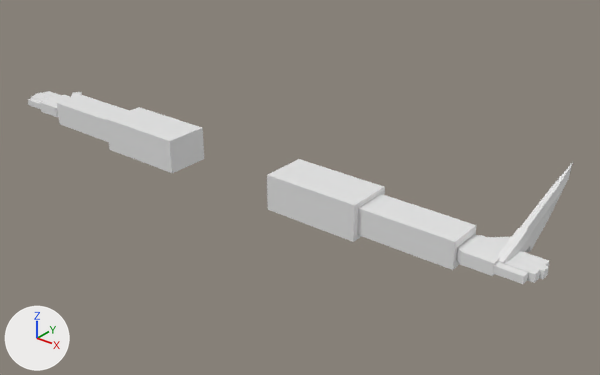
The FBX model assets/models/weapons/melee/one_hand/cuchillo.fbx, before and after one commit.
Rendered twice from a camera (50 mm lens) standing at (1.636, -1.713, 1.07) and looking at (0.185, 0.101, -0.055). The lights are fixed; the arrows at lower left show +X, +Y and +Z. The older version comes first. Where no turn or scale is listed for an object, it has been applied to the vertices.

In view in the first picture: 'Cuchillo', 'arms'.
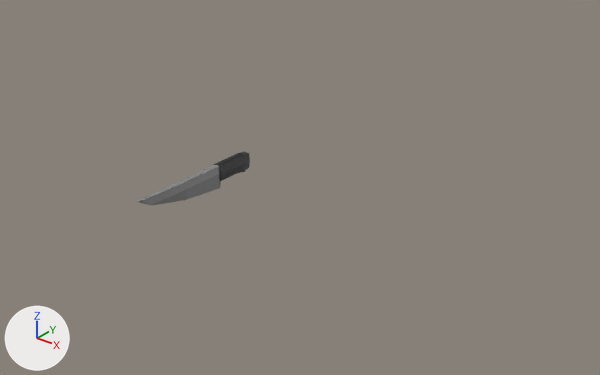
Pixel boxes (x1, y1, x2, y2) of what changed, in the pictures (600 x 375 px):
'arms', deleted: before (28, 91, 549, 284)
'Cuchillo', recoloured, moved, turned: before (498, 162, 573, 264); after (137, 152, 250, 205)
part 1 of me_cuchillo, recoloured: before (498, 228, 530, 264); after (213, 152, 250, 182)
part 2 of me_cuchillo, recoloured: before (520, 162, 573, 252); after (137, 165, 220, 205)

The change, as a diff of the scene's bpy script:
```diff
--- a/assets/models/weapons/melee/one_hand/cuchillo.fbx.py
+++ b/assets/models/weapons/melee/one_hand/cuchillo.fbx.py
@@ mat_hoja @@
+mat_hoja = principled_material('Hoja')
+mat_hoja.base_color = (0.245, 0.245, 0.245)  # grey #888888
@@ mat_mango @@
+mat_mango = principled_material('Mango')
+mat_mango.base_color = (0.00594, 0.00594, 0.00594)  # black #121212
@@ me_cuchillo @@
 me_cuchillo.from_pydata(...)  # 66 vertices, 64 faces; spans x -0.016..0.016, y -0.047..0.031, z -0.064..0.391
 # used by ob_cuchillo; location = (0.919, 0.036, 0.004); rotation_euler = (1.328, 0.15, 3.123), in degrees (76, 8.6, 179)
+# me_cuchillo part 1: all 36 faces centred in x -0.015..0.015, y -0.034..0.03, z -0.063..0.073 switch from mat_none (white #e7e7e7) to mat_mango (black #121212)
+# me_cuchillo part 2: all 28 faces centred in x -0.01..0.01, y -0.04..0.03, z 0.141..0.366 switch from mat_none (white #e7e7e7) to mat_hoja (grey #888888)
@@ ob_arms @@
-ob_arms = bpy.data.objects.new('arms', me_cube_002)
-ob_arms.location = (0.0, 0.0, 0.0)
@@ ob_cuchillo @@
 ob_cuchillo = bpy.data.objects.new('Cuchillo', me_cuchillo)
-ob_cuchillo.location = (0.919, 0.036, 0.004)
-ob_cuchillo.rotation_euler = (1.328, 0.15, 3.123)  # degrees (76, 8.6, 179)
+ob_cuchillo.location = (0.0, 0.0, 0.0)
+ob_cuchillo.rotation_euler = (1.571, 0.0, 0.0)  # degrees (90, 0, 0)
```
